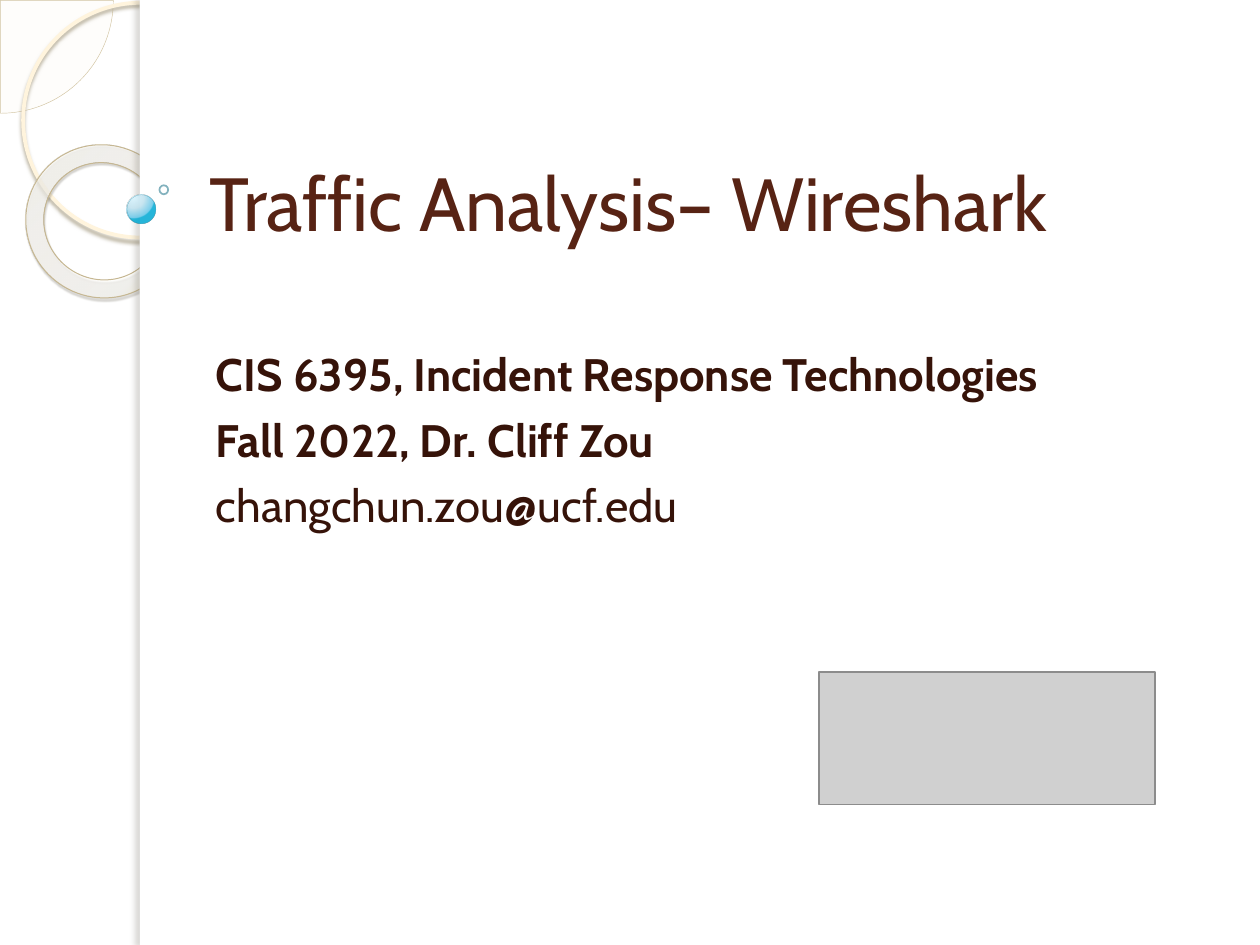
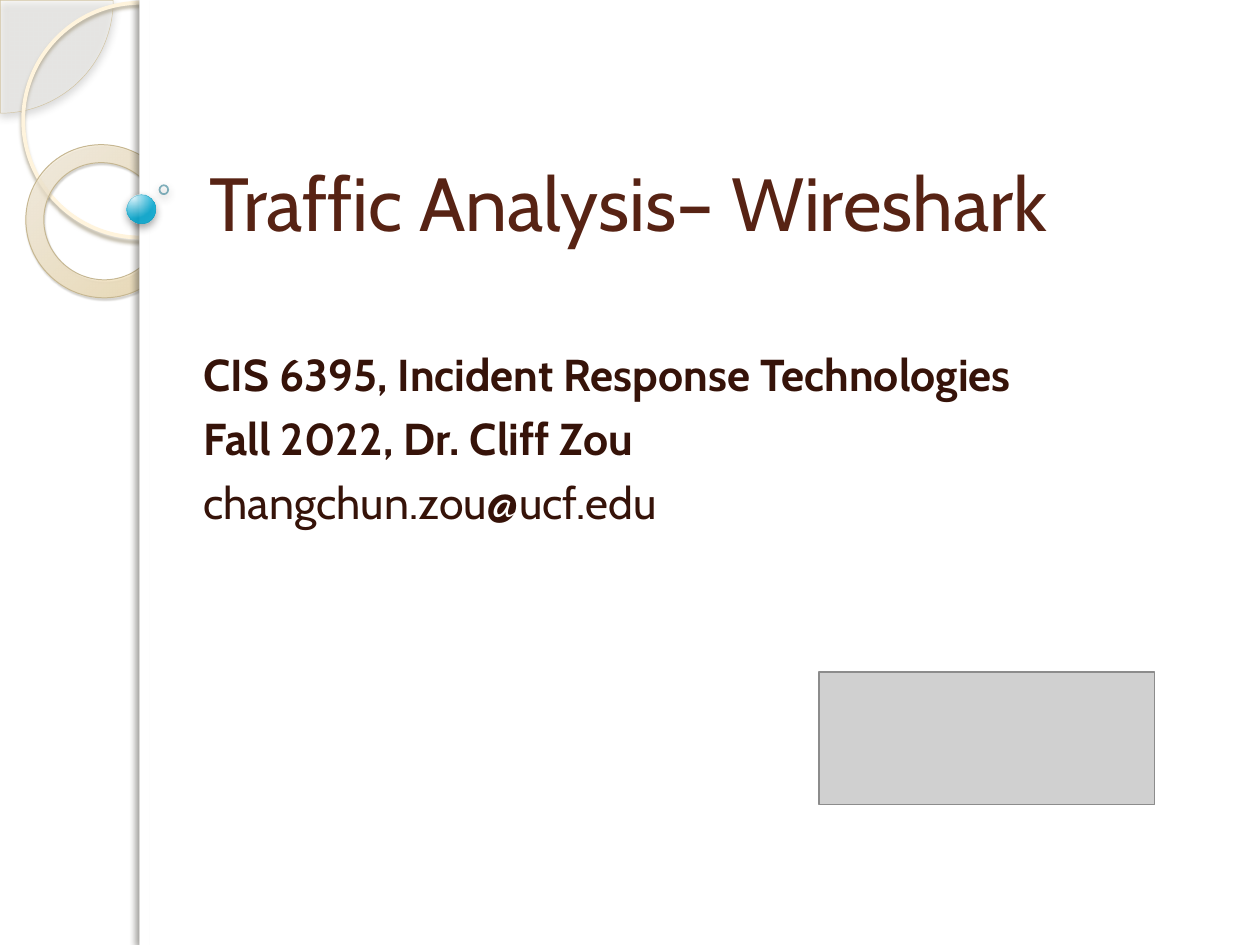
Before and after one commit to centuryhopper/Fall2022CourseContents, a slide deck: slide 1 of CIS6395/Traffic-Analysis-1.pptx. Drawn at 1260x945 pixels with LibreOffice and Linux fonts; fonts in the diff are those of the drawing; grey boxes stand for pictures; background and template pictures are left out. Boxes give left, top, right and bottom in pixels: in the first picture for what was removed or moved away, otherwise in the second. Text is boxed around its words. In the diff, an @@ line names an element or a change of style, - is before the commit and + after.

```diff
--- a/CIS6395/Traffic-Analysis-1.pptx
+++ b/CIS6395/Traffic-Analysis-1.pptx
@@ donut at bbox=[0, 113, 211, 329]: fill gradient #FFFCF6 to #FFFEFB to #F0D28E to gradient #EED18E to #FEFAF6; shadow changed @@
@@ ellipse at bbox=[127, 195, 156, 224]: fill gradient #DAF4FF to #C3E3F0 to #6BC7E8 to #00ABD5 to gradient #DAF5FE to #00AAD4; shadow on @@
@@ shadow on in 3 elements at bbox=[0, 0, 113, 113], bbox=[140, 0, 1260, 945], bbox=[160, 185, 169, 194] @@
@@ subtitle "CIS 6395, Incident Response Technologies" at bbox=[203, 357, 1011, 529]: size 26 to 25.5 pt @@
```
Also in this commit, not shown: 53 other slides changed, 14 other files.
